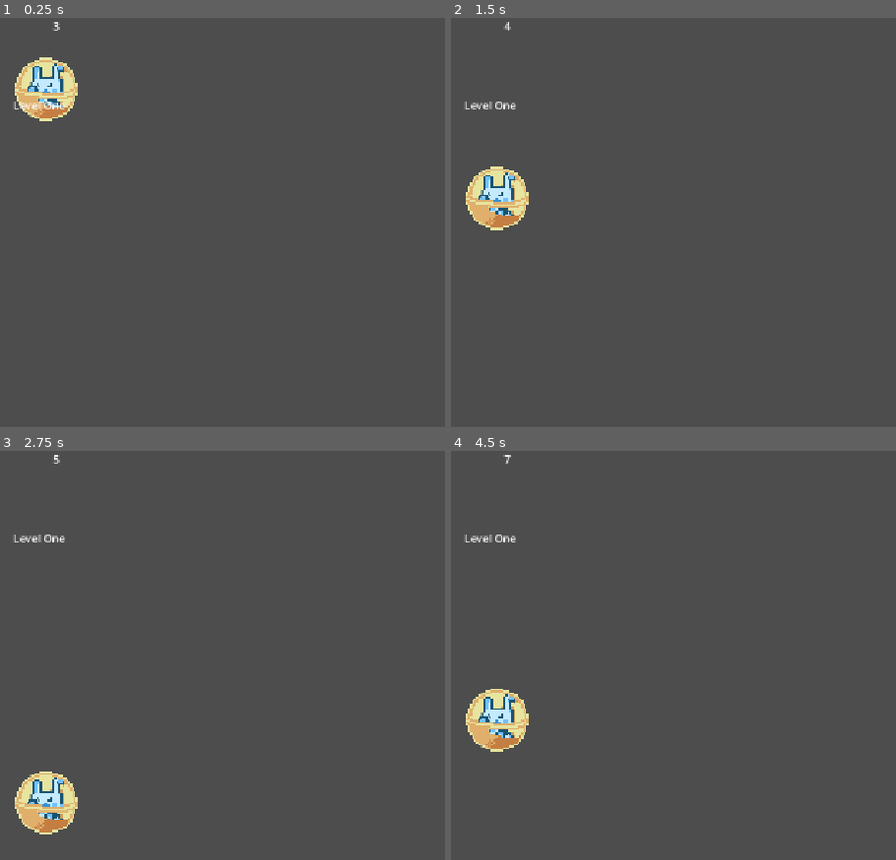
Above: before the commit, frames 1-4 (two rows, left to right).
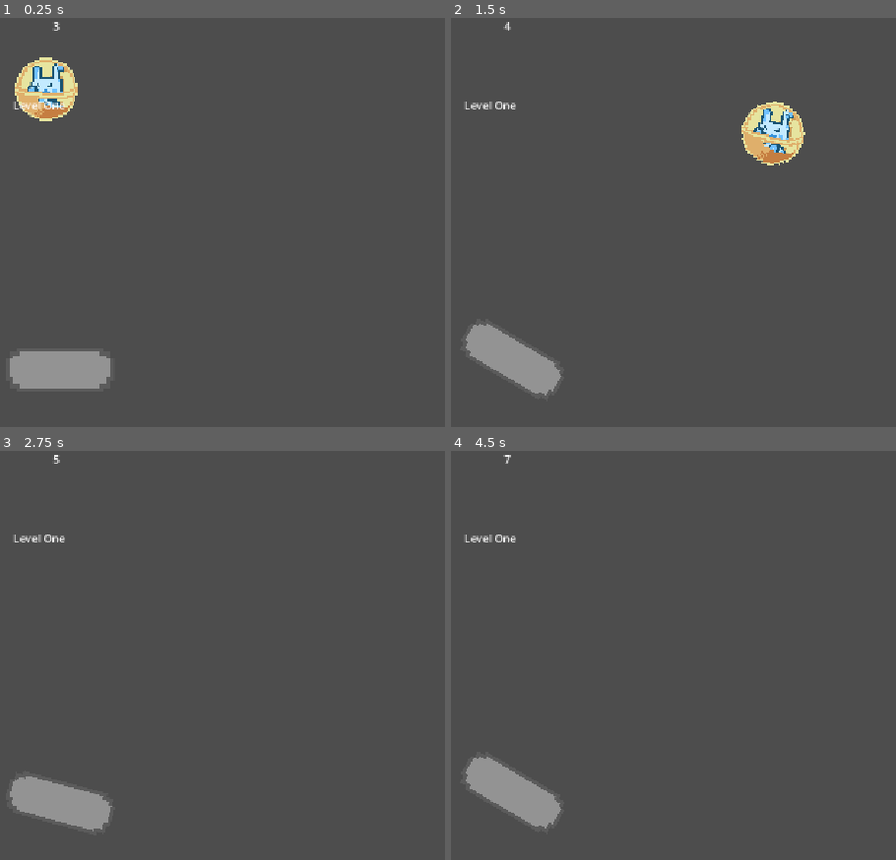
Above: after the commit, the same moments.

Repository: Junoholic/Bounce-Back-Project
Game: Godot game, scene res://main.tscn
The game is run twice, just before and just after one commit, with the same random seed, the same clock (stepped at 60 frames per second) and the same inputs.
Inputs:
- Up to frame 1 (0.25 s): no input
- Up to frame 2 (1.5 s): hold D (move_right) 0.53-1.28 s; hold 1 (paddle 1, bound only after the commit) 0.53-1.28 s; hold A (move_left) from 1.28 s (still down); tap 1 (paddle 1, bound only after the commit) at 1.35 s
- Up to frame 3 (2.75 s): release A (move_left) at 2.03 s; hold D (move_right) from 2.03 s (still down); hold 1 (paddle 1, bound only after the commit) from 2.03 s (still down)
- Up to frame 4 (4.5 s): release 1 (paddle 1, bound only after the commit) at 2.78 s; tap 1 (paddle 1, bound only after the commit) at 2.85, 4.35 s; release D (move_right) at 3.53 s; hold 1 (paddle 1, bound only after the commit) 3.53-4.28 s; hold A (move_left) from 3.53 s (still down)

The runs differ from the first frame. In frame 1, 1.9% of the frame differs, in the area x 2-25%, y 81-91%; in frame 2, 5.2%, in the area x 3-80%, y 20-93%; in frame 3, 2.4%; in frame 4, 3.6%.

Commit message:
paddle

Diff:
--- /dev/null
+++ b/pinbounce/Paddle.gd
@@ -0,0 +1,33 @@
+extends AnimatableBody2D
+
+var cooldown
+var baseposition
+var rotationMult = 8
+var length = 0.2
+var pivotDistance = 60
+var rot
+
+# Called when the node enters the scene tree for the first time.
+func _ready() -> void:
+	cooldown = 0
+	baseposition = get_parent().position
+	pass # Replace with function body.
+
+
+# Called every frame. 'delta' is the elapsed time since the previous frame.
+func _process(delta: float) -> void:
+	if Input.is_action_pressed("paddle 1"):
+		if cooldown == 0:
+			cooldown = length
+
+	if cooldown >= 0:
+		if cooldown >= length / 2:
+			rot = rotationMult * (length - cooldown)
+		else:
+			rot = rotationMult * cooldown
+
+		rotation = rot
+		cooldown -= delta
+		get_parent().position = baseposition + Vector2(pivotDistance * (1 - cos(rot)), -pivotDistance * sin(rot))
+		cooldown = max(cooldown, 0)
+	pass
--- a/pinbounce/main.tscn
+++ b/pinbounce/main.tscn
@@ -2,9 +2,11 @@
 
 [ext_resource type="Script" uid="uid://bogxr70wmuv4r" path="res://time_label.gd" id="1_ig7tw"]
 [ext_resource type="PackedScene" uid="uid://u5bgu0qf2gpr" path="res://Ball.tscn" id="2_0xm2m"]
+[ext_resource type="PackedScene" uid="uid://bnpdwr57njcd" path="res://paddle.tscn" id="3_h2yge"]
 
 [sub_resource type="PhysicsMaterial" id="PhysicsMaterial_0xm2m"]
-bounce = 0.9
+bounce = 0.4
+absorbent = true
 
 [sub_resource type="RectangleShape2D" id="RectangleShape2D_450et"]
 size = Vector2(1208, 248.79001)
@@ -33,7 +35,7 @@
 position = Vector2(28, 88)
 
 [node name="CollisionShape2D" type="CollisionShape2D" parent="StaticBody2D" unique_id=830696482]
-position = Vector2(556, 633)
+position = Vector2(549, 566)
 shape = SubResource("RectangleShape2D_450et")
 
 [node name="LevelLabel" type="Label" parent="." unique_id=332814014]
@@ -43,3 +45,6 @@
 offset_bottom = 236.0
 text = "Level One"
 horizontal_alignment = 1
+
+[node name="Paddle" parent="." unique_id=803579783 instance=ExtResource("3_h2yge")]
+position = Vector2(589, 515.70496)
--- /dev/null
+++ b/pinbounce/paddle.tscn
@@ -0,0 +1,21 @@
+[gd_scene format=3 uid="uid://bnpdwr57njcd"]
+
+[ext_resource type="Script" uid="uid://bx5a5lndofnr7" path="res://Paddle.gd" id="2_r112f"]
+[ext_resource type="Texture2D" uid="uid://8xmfyuuyl5k5" path="res://paddle.png" id="2_tbytw"]
+
+[sub_resource type="RectangleShape2D" id="RectangleShape2D_450et"]
+size = Vector2(231, 51)
+
+[node name="PaddleParent" type="AnimatableBody2D" unique_id=647843333]
+
+[node name="Paddle" type="AnimatableBody2D" parent="." unique_id=992710867]
+sync_to_physics = false
+script = ExtResource("2_r112f")
+
+[node name="CollisionShape2D" type="CollisionShape2D" parent="Paddle" unique_id=496678308]
+scale = Vector2(0.61, 0.61)
+shape = SubResource("RectangleShape2D_450et")
+
+[node name="Sprite2D" type="Sprite2D" parent="Paddle/CollisionShape2D" unique_id=1582189228]
+scale = Vector2(0.2704918, 0.2704918)
+texture = ExtResource("2_tbytw")
--- a/pinbounce/project.godot
+++ b/pinbounce/project.godot
@@ -31,6 +31,11 @@
 "events": [Object(InputEventKey,"resource_local_to_scene":false,"resource_name":"","device":-1,"window_id":0,"alt_press …(191 unchanged characters)…
 ]
 }
+"paddle 1"={
+"deadzone": 0.2,
+"events": [Object(InputEventKey,"resource_local_to_scene":false,"resource_name":"","device":-1,"window_id":0,"alt_pressed":false,"shift_pressed":false,"ctrl_pressed":false,"meta_pressed":false,"pressed":false,"keycode":0,"physical_keycode":49,"key_label":0,"unicode":49,"location":0,"echo":false,"script":null)
+]
+}
 
 [physics]
 
Not shown, added: pinbounce/Paddle.gd.uid
